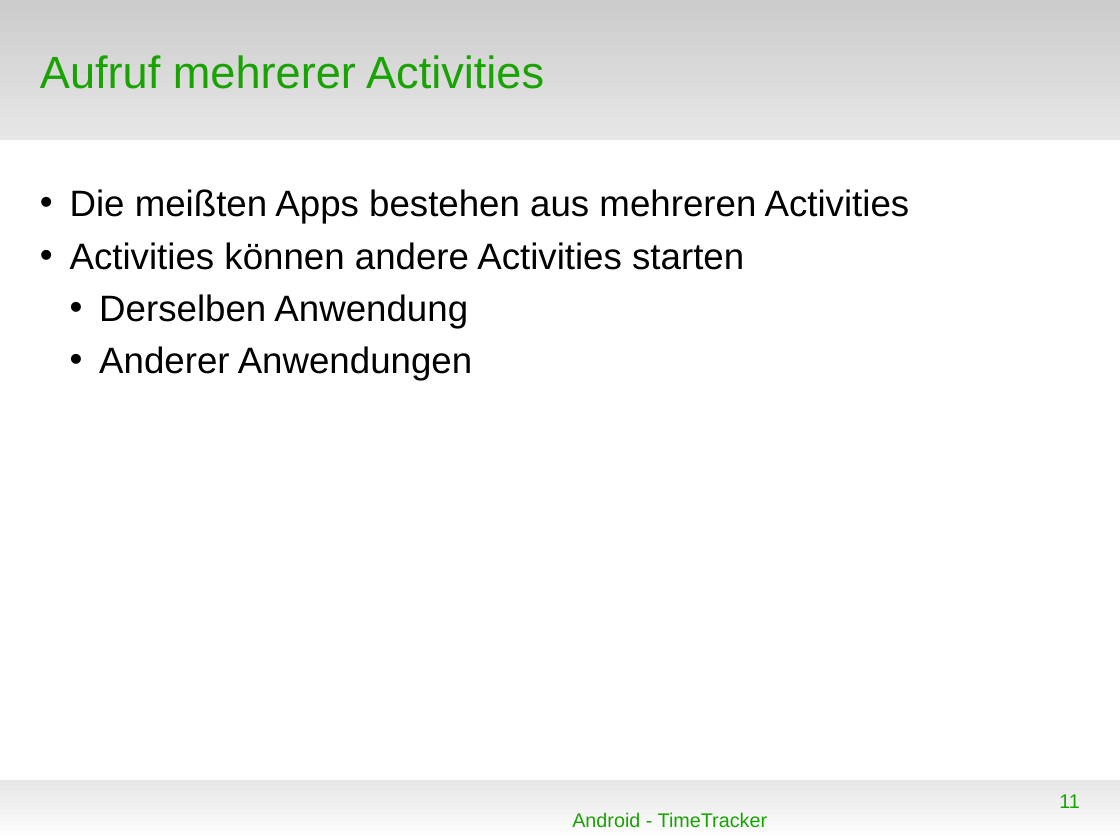
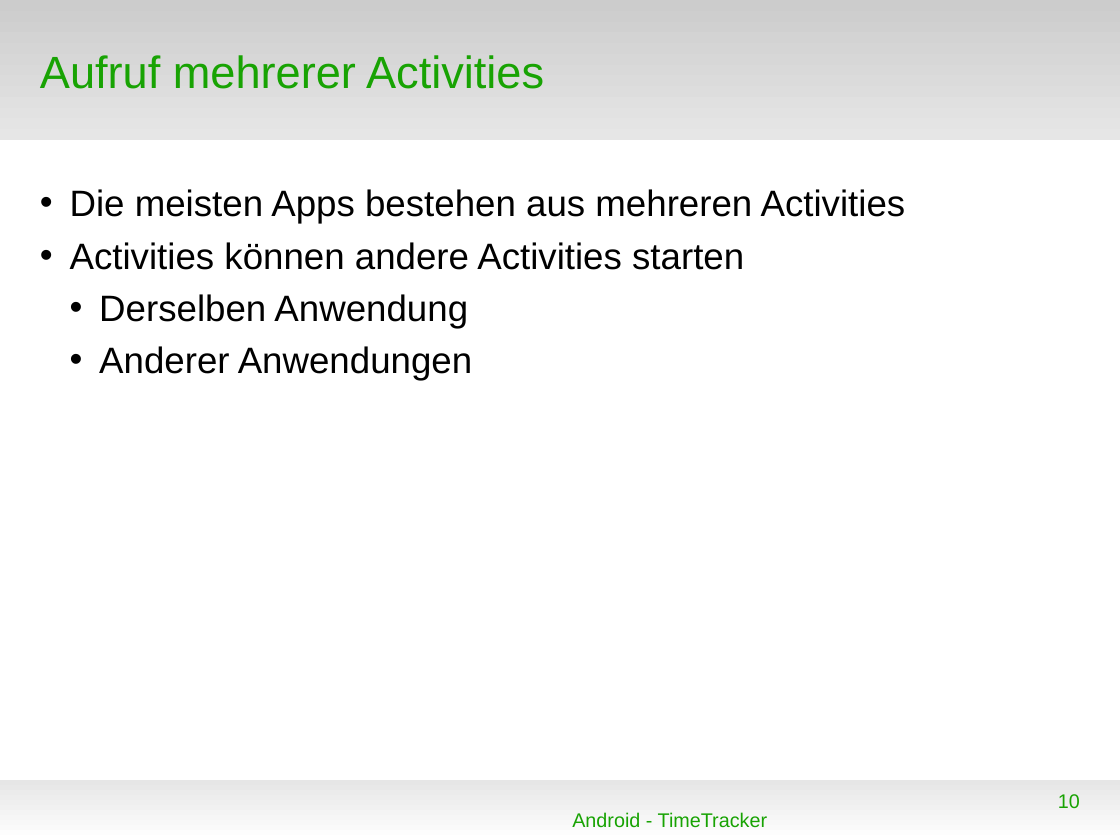
Before and after one commit to floriandrs/presentation, a slide deck: slide 10 of vortrag.odp (slide 11 before the commit). Drawn at 1120x840 pixels with LibreOffice and Linux fonts; fonts in the diff are those of the drawing; background and template pictures are left out. Boxes give left, top, right and bottom in pixels: in the first picture for what was removed or moved away, otherwise in the second. Text is boxed around its words. In the diff, an @@ line names an element or a change of style, - is before the commit and + after.

```diff
--- a/vortrag.odp
+++ b/vortrag.odp
@@ text at bbox=[70, 189, 906, 223]: text changed @@
-• Die meißten Apps bestehen aus mehreren Activities
+• Die meisten Apps bestehen aus mehreren Activities
@@ page number at bbox=[1058, 794, 1080, 808]: text changed @@
-11
+10
```
Also in this commit, not shown: 16 other slides changed, 2 slides added, 2 slides removed.
